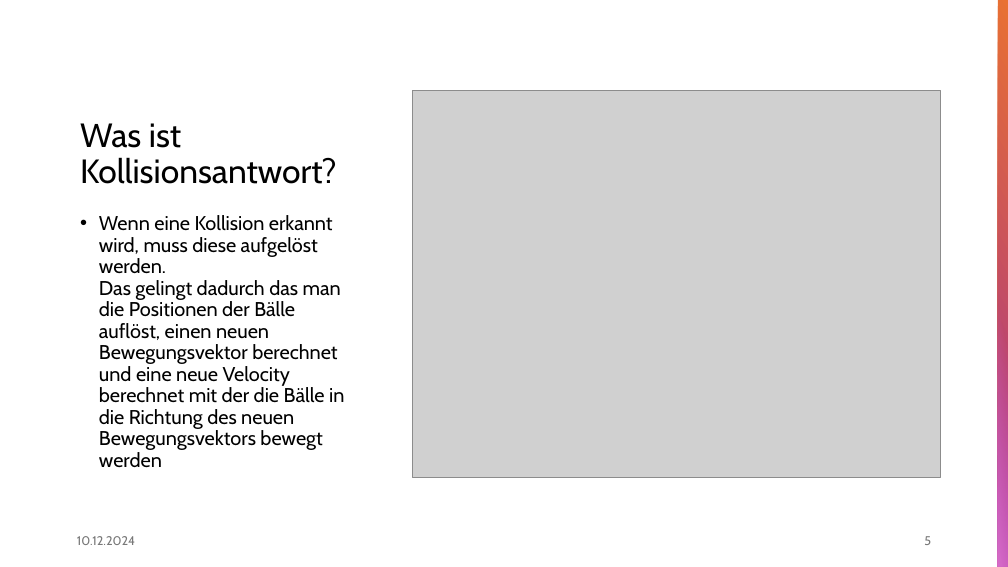
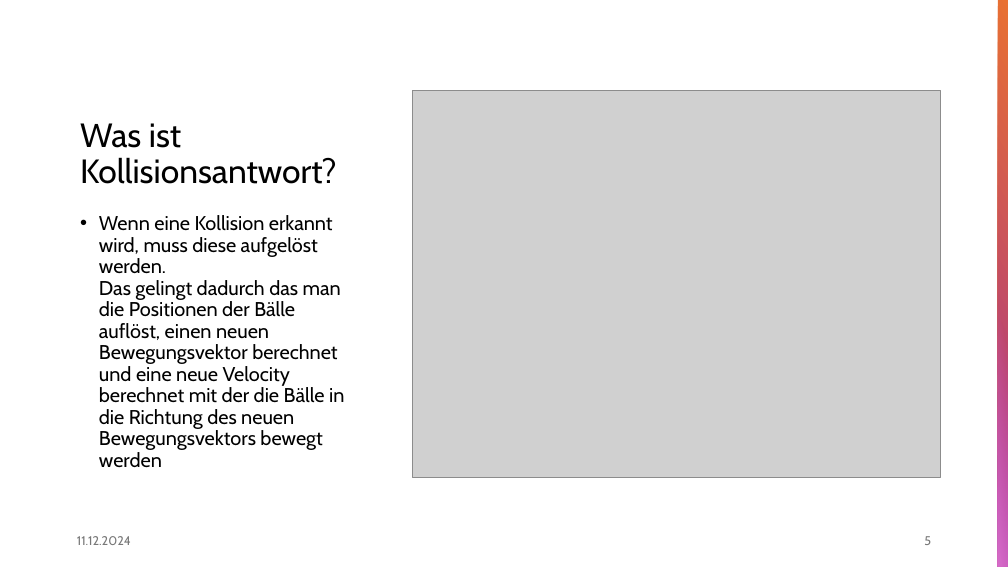
Before and after one commit to rippeddeadlift/Billard_SSDS, a slide deck: slide 5 of SSPS_11.12_sketch.pptx. Drawn at 1008x567 pixels with LibreOffice and Linux fonts; fonts in the diff are those of the drawing; grey boxes stand for pictures. Boxes give left, top, right and bottom in pixels: in the first picture for what was removed or moved away, otherwise in the second. Text is boxed around its words. In the diff, an @@ line names an element or a change of style, - is before the commit and + after.

```diff
--- a/SSPS_11.12_sketch.pptx
+++ b/SSPS_11.12_sketch.pptx
@@ text at box(77, 536, 131, 545): text changed @@
-10.12.2024
+11.12.2024
```
Also in this commit, not shown: 12 other slides changed.
